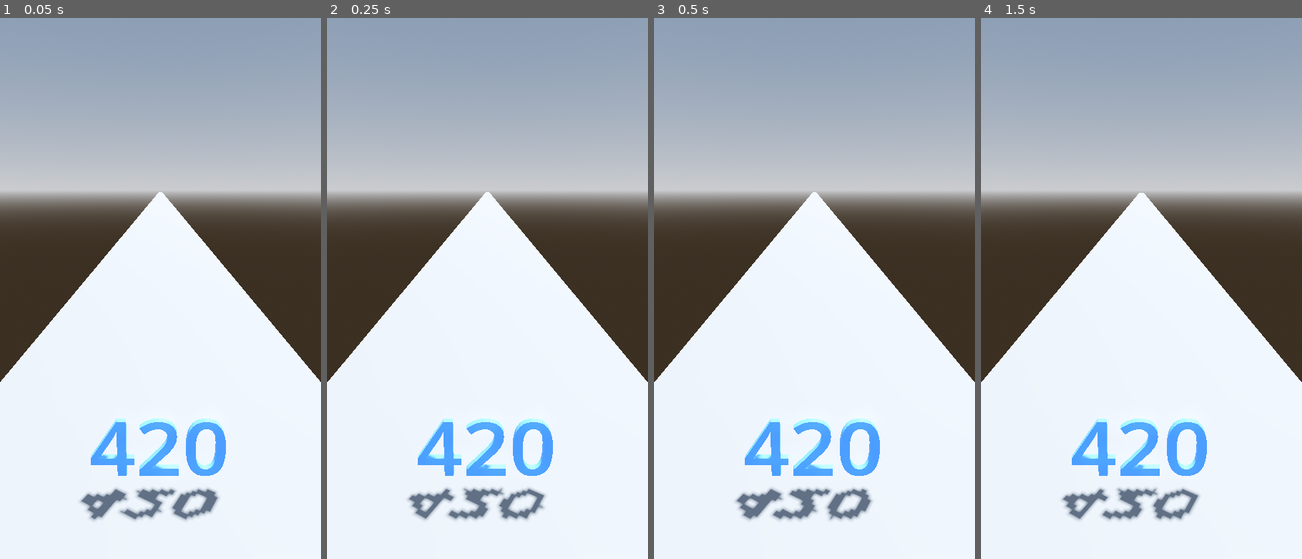
Above: before the commit, frames 1-4 (left to right).
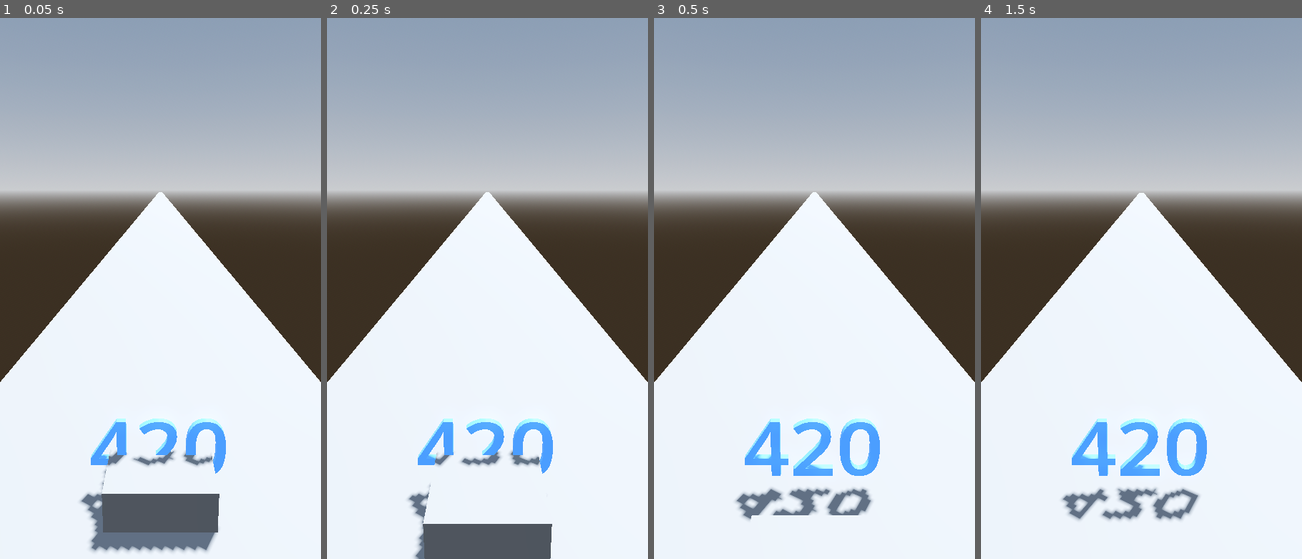
Above: after the commit, the same moments.

Repository: abdullahking6969/NumberRunClone
Game: Godot game, scene res://scenes/main.tscn
Same seed, same stepped clock (60 frames per second), same inputs: the game is played once before the commit and once after it.
Inputs:
- Up to frame 1 (0.05 s): no input
- Up to frame 2 (0.25 s): no input
- Up to frame 3 (0.5 s): no input
- Up to frame 4 (1.5 s): no input

The runs differ from the first frame. In frame 1, 5.2% of the frame differs, in the area x 27-69%, y 79-99%; in frame 2, 5.0%; in frame 3, 0.2%; in frame 4, nothing differs.

Commit message:
Update main.tscn

Diff:
--- a/scenes/main.tscn
+++ b/scenes/main.tscn
@@ -32,3 +32,5 @@
 
 [node name="Player" parent="." instance=ExtResource("1_o5qli")]
 transform = Transform3D(1, 0, 0, 0, 1, 0, 0, 0, 1, 0, 0.4287423, 0)
+
+[node name="CSGBox3D2" type="CSGBox3D" parent="."]
